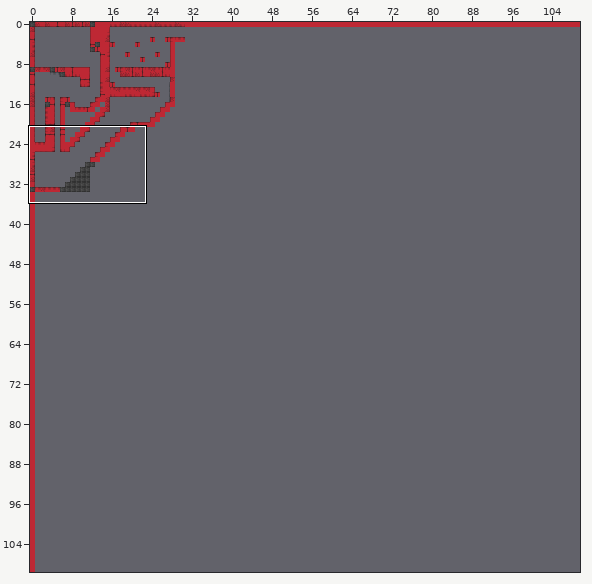
Tiled map -- res/level1.tmx. The first picture is a wide view before the edit; the outline marks the close-up.
Close-up. First the earlier version:
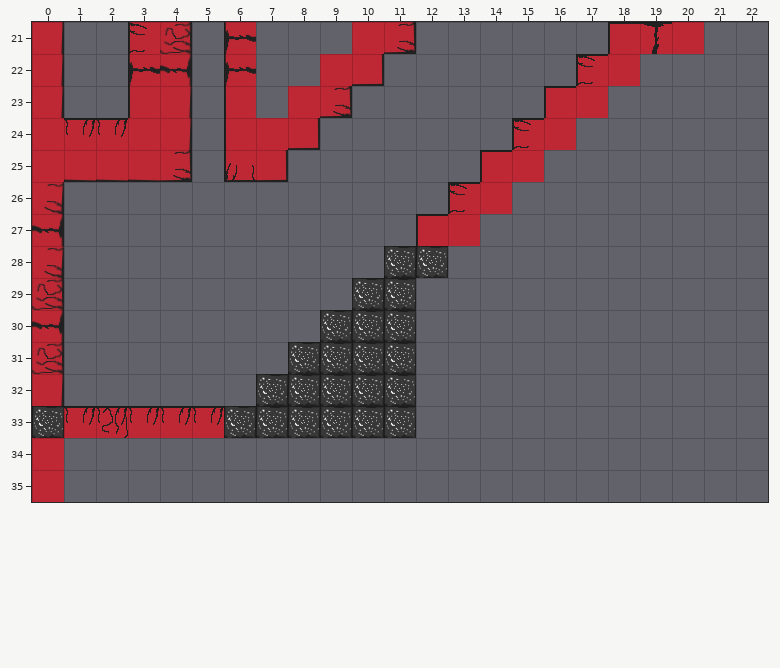
Cells are 32x32 px. Shown: x 0..22, y 21..35.
Once edited:
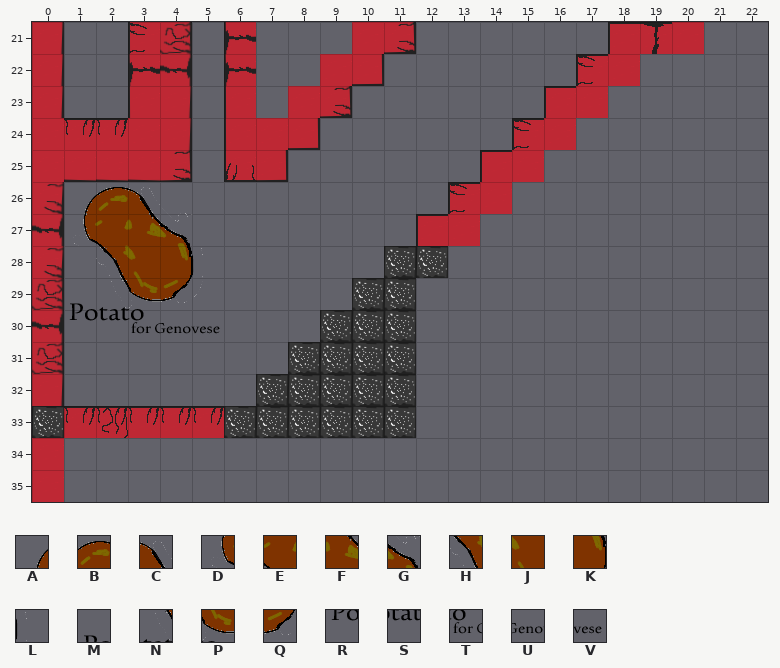
Key: from "Diverses": A 80, B 81, C 82, D 96, E 97, F 98, G 99, H 113, J 114, K 115, L 116, M 128, N 129, P 130, Q 131, R 144, S 145, T 146, U 147, V 148.
_ is an empty cell.
Tiles of an added or newly shown layer are drawn over the layers below it.
Diff:
Layer "Kachelebene 3" (added):
The edit adds tile A in row 26 at x 1.
The edit adds tile B in row 26 at x 2.
The edit adds tile C in row 26 at x 3.
The edit adds tile D in row 27 at x 1.
The edit adds tile E in row 27 at x 2.
The edit adds tile F in row 27 at x 3.
The edit adds tile G in row 27 at x 4.
The edit adds tile H in row 28 at x 2.
The edit adds tile J in row 28 at x 3.
The edit adds tile K in row 28 at x 4.
The edit adds tile L in row 28 at x 5.
The edit adds tile M in row 29 at x 1.
The edit adds tile N in row 29 at x 2.
The edit adds tile P in row 29 at x 3.
The edit adds tile Q in row 29 at x 4.
The edit adds tile R in row 30 at x 1.
The edit adds tile S in row 30 at x 2.
The edit adds tile T in row 30 at x 3.
The edit adds tile U in row 30 at x 4.
The edit adds tile V in row 30 at x 5.
Boxes around the changes in both close-ups, in picture pixels (x1, y1, x2, y2):
added: (69, 187, 220, 334)
